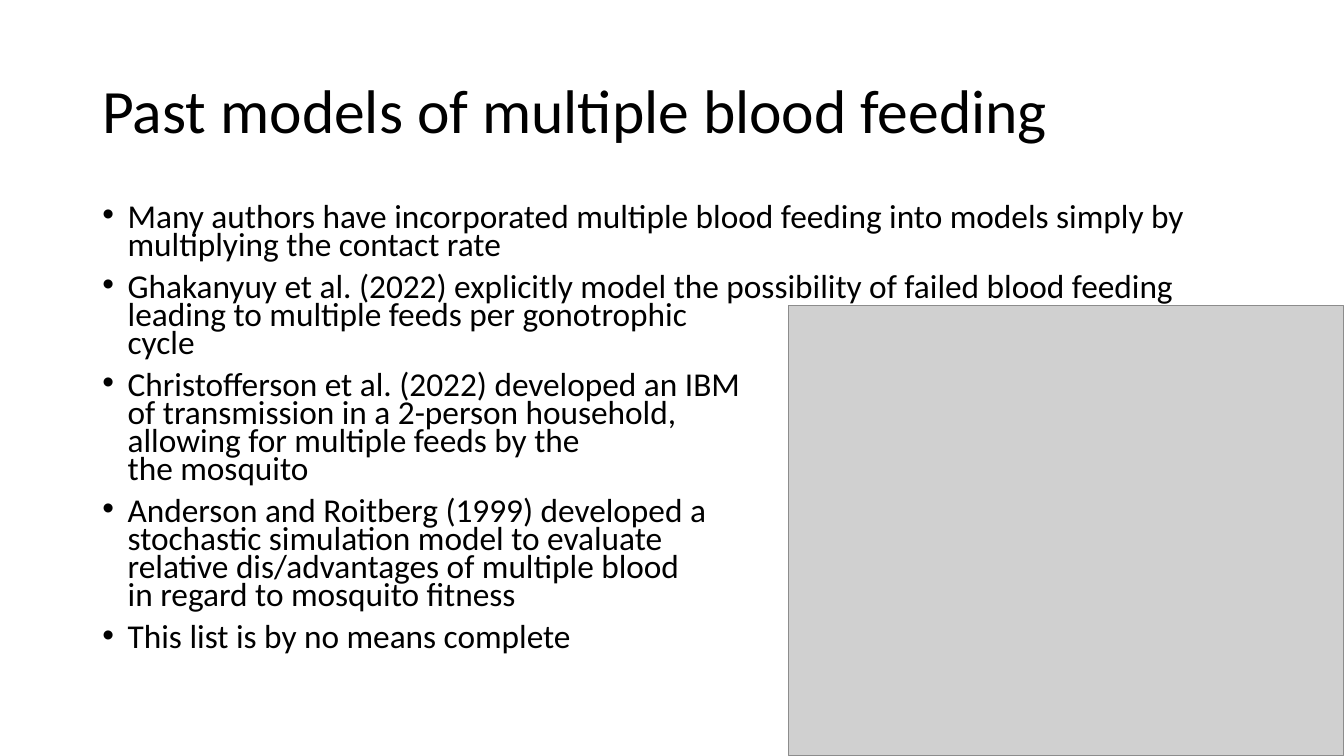
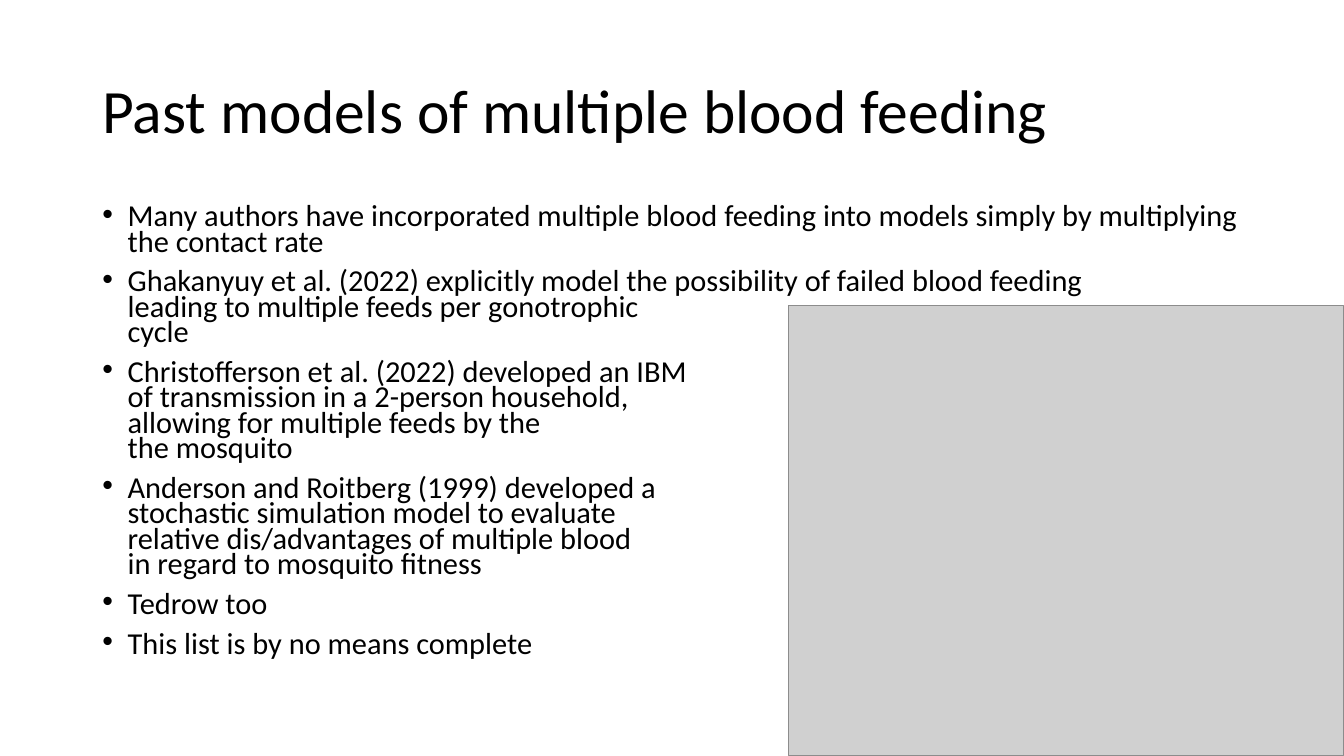
Before and after one commit to kydahl/MBF_models, a slide deck: slide 5 of presentations/Multiple blood feeding case studies.pptx. Drawn at 1344x756 pixels with LibreOffice and Linux fonts; fonts in the diff are those of the drawing; grey boxes stand for pictures. Boxes give left, top, right and bottom in pixels: in the first picture for what was removed or moved away, otherwise in the second. Text is boxed around its words. In the diff, an @@ line names an element or a change of style, - is before the commit and + after.

```diff
--- a/presentations/Multiple blood feeding case studies.pptx
+++ b/presentations/Multiple blood feeding case studies.pptx
@@ text at box(128, 205, 1237, 659): size 23.8 to 21.7 pt @@
@@ text at box(128, 593, 267, 615): paragraph added @@
+• Tedrow too
```
Also in this commit, not shown: 5 other slides changed, 3 slides added, 1 slide removed, 2 other files.
